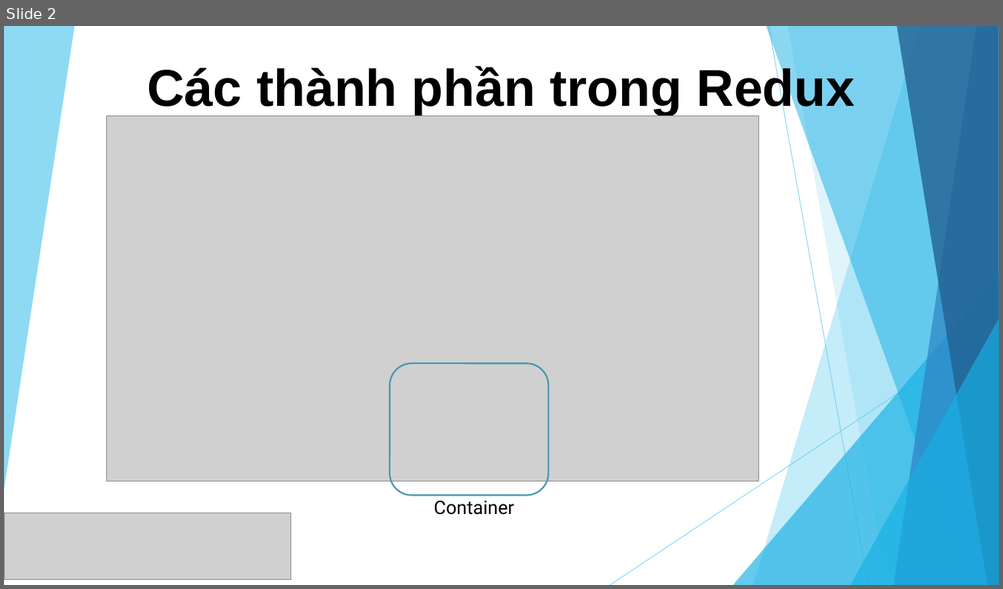
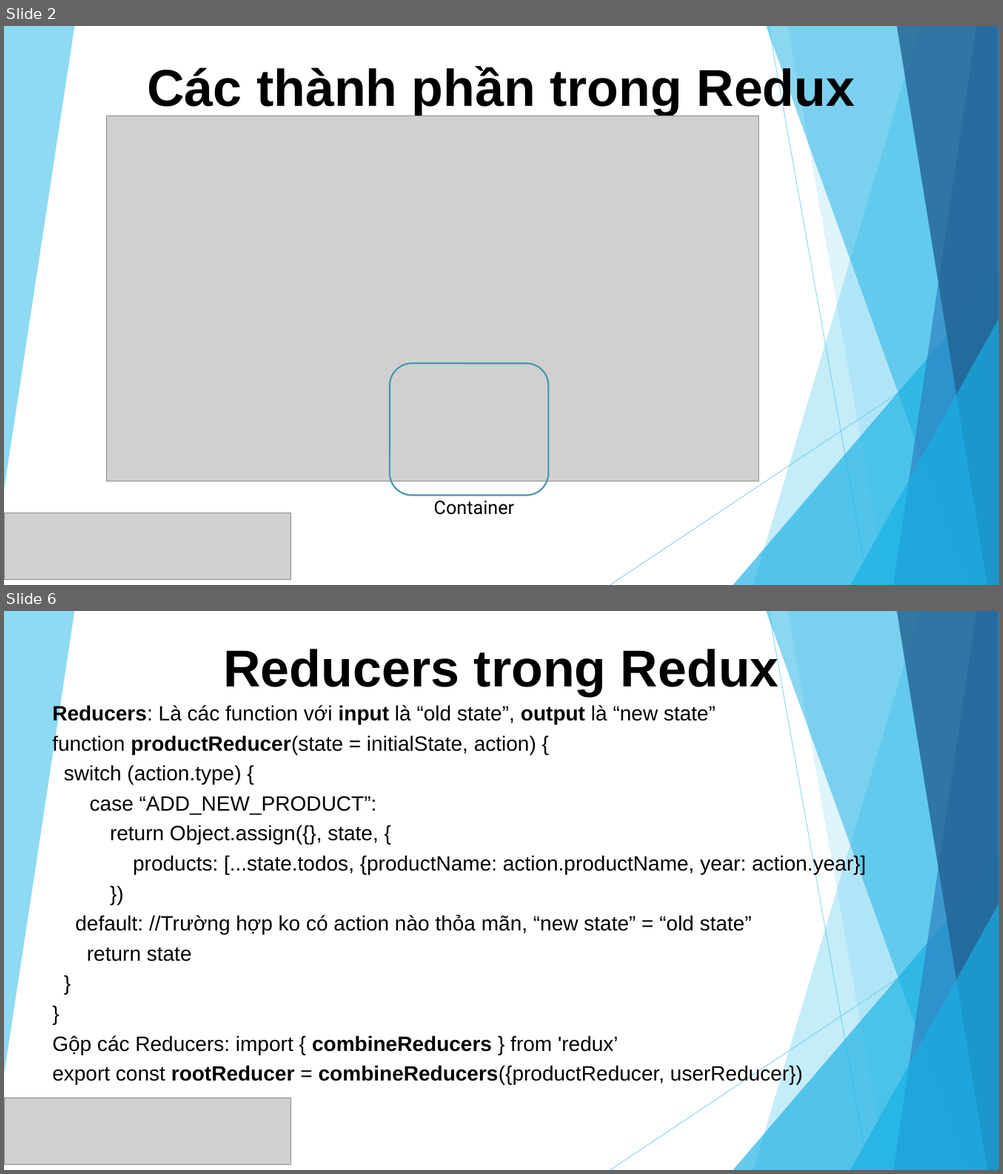
Before and after one commit to sunlight3d/CecomtechReactJST03-2019, a slide deck: Phần 5-Quản lý State với Redux.pptx. Shown one above the other, each under a label of ours: slide 2 before the commit, slides 2 and 6 after it; the slides between them are not shown. The pictures are 1003x589 and 1003x1174 pixels, drawn with LibreOffice and Linux fonts; fonts in the diff are those of the drawing; grey boxes stand for pictures. Boxes give left, top, right and bottom in pixels: in the first picture for what was removed or moved away, otherwise in the second. Text is boxed around its words. In the diff, an @@ line names an element or a change of style, - is before the commit and + after.

```diff
--- a/Phần 5-Quản lý State với Redux.pptx
+++ b/Phần 5-Quản lý State với Redux.pptx
@@ slide 6 added at box(4, 611, 999, 1170), background #FFFFFF; not listed: 10 template elements that a slide beside it also shows @@
@@ title added at box(223, 645, 779, 696), 50 pt, text #000000, bold @@
+Reducers trong Redux
@@ subtitle added at box(52, 704, 865, 1085), 20 pt, text #000000 @@
+Reducers: Là các function với input là “old state”, output là “new state”
+function productReducer(state = initialState, action) {
+switch (action.type) {
+case “ADD_NEW_PRODUCT”:
+return Object.assign({}, state, {
+products: [...state.todos, {productName: action.productName, year: action.year}]
+})
+default: //Trường hợp ko có action nào thỏa mãn, “new state” = “old state”
+return state
+}
+}
+Gộp các Reducers: import { combineReducers } from 'redux’
+export const rootReducer = combineReducers({productReducer, userReducer})
@@ picture added at box(4, 1099, 291, 1165) @@
```
Also in this commit, not shown: 4 slides changed, 2 other slides added, 1 other file.
